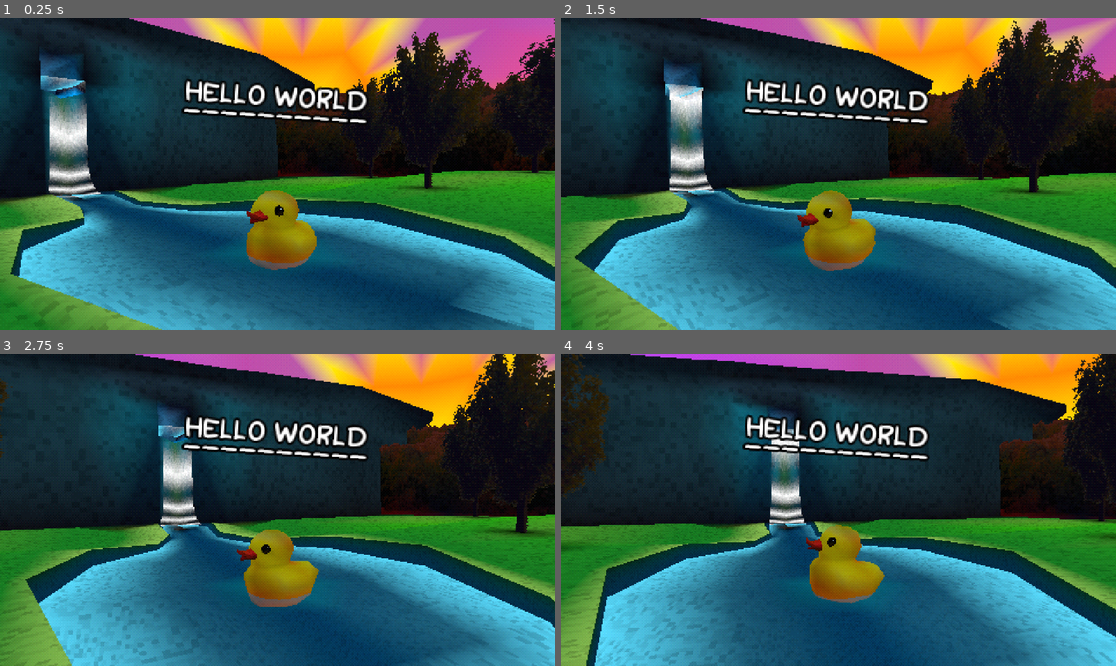
Above: before the commit, frames 1-4 (two rows, left to right).
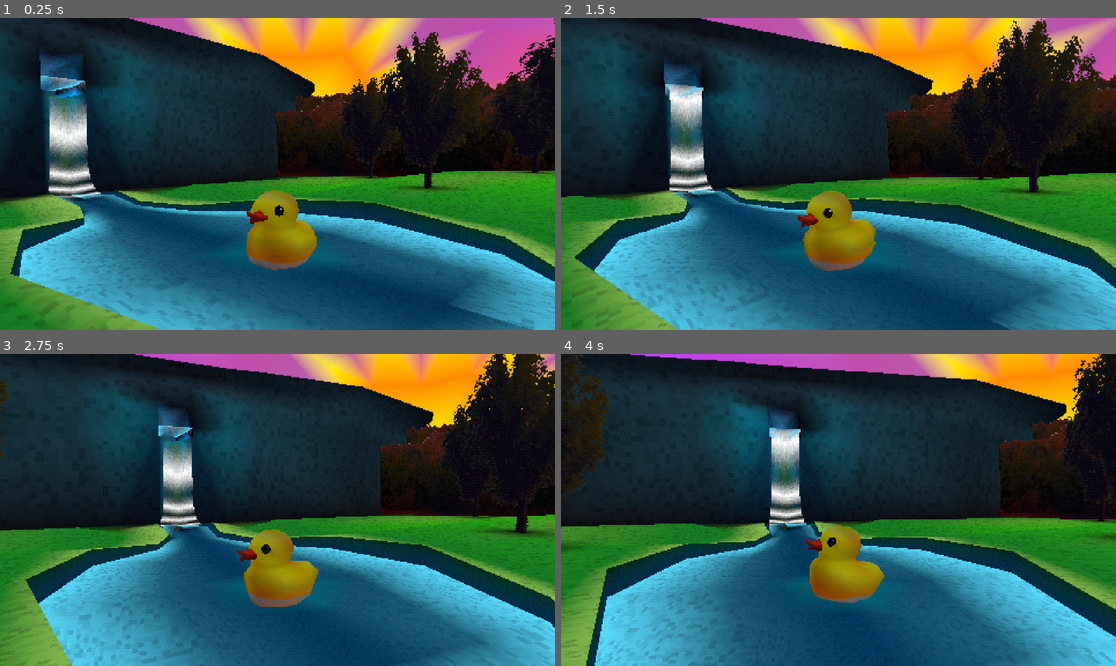
Above: after the commit, the same moments.

Repository: WittyCognomen/godot-psx-shaders-demo
Game: Godot game, scene res://demo.tscn
The game is run twice, just before and just after one commit, with the same random seed, the same clock (stepped at 60 frames per second) and the same inputs.
Inputs:
- Up to frame 1 (0.25 s): no input
- Up to frame 2 (1.5 s): no input
- Up to frame 3 (2.75 s): no input
- Up to frame 4 (4 s): no input

The runs differ from the first frame. In frame 1, 2.4% of the frame differs, in the area x 32-96%, y 18-52%; in frame 2, 2.6%; in frame 3, 2.7%; in frame 4, 2.8%, in the area x 32-93%, y 19-38%.

Commit message:
added solid clear color: hide skysphere to test

Diff:
--- a/demo.tscn
+++ b/demo.tscn
@@ -41,6 +41,7 @@
 
 [node name="Viewport" type="Viewport" parent="ViewportContainer"]
 size = Vector2( 480, 270 )
+transparent_bg = true
 handle_input_locally = false
 render_target_update_mode = 3
 shadow_atlas_size = 2048
@@ -52,6 +53,7 @@
 size_flags_vertical = 0
 
 [node name="RichTextLabel" type="RichTextLabel" parent="ViewportContainer/Viewport/Control"]
+visible = false
 anchor_top = 0.15
 anchor_right = 1.0
 anchor_bottom = 0.5
@@ -70,6 +72,15 @@
 fit_content_height = true
 
 [node name="Diorama2" parent="ViewportContainer/Viewport" instance=ExtResource( 1 )]
+transform = Transform( 1, 0, 0, 0, 1, 0, 0, 0, 1, -3.08014, 4.07906, 0.79624 )
+
+[node name="Clear_Color" type="ColorRect" parent="."]
+anchor_right = 1.0
+anchor_bottom = 1.0
+color = Color( 0.772549, 0.772549, 0.772549, 1 )
+__meta__ = {
+"_edit_use_anchors_": false
+}
 
 [node name="ColorRect" type="ColorRect" parent="."]
 material = SubResource( 3 )
--- a/diorama/scenes/ducky.tscn
+++ b/diorama/scenes/ducky.tscn
@@ -4,8 +4,6 @@
 [ext_resource path="res://diorama/textures/gscale.png" type="Texture" id=2]
 [ext_resource path="res://shaders/psx.shader" type="Shader" id=3]
 [ext_resource path="res://diorama/textures/duc.png" type="Texture" id=4]
-
-
 
 [sub_resource type="ShaderMaterial" id=1]
 shader = ExtResource( 3 )
@@ -15,9 +13,12 @@
 shader_param/cull_distance = 9999.0
 shader_param/uv_scale = Vector2( 0.3, 0.3 )
 shader_param/uv_offset = Vector2( 0, 0 )
+shader_param/uv_speed = Vector2( 0, -1 )
 shader_param/affine_texture_mapping = true
 shader_param/emissive = false
+shader_param/moving_uv = false
 shader_param/double_sided = false
+shader_param/stippled_transparent = false
 shader_param/albedoTex = ExtResource( 4 )
 
 [sub_resource type="ShaderMaterial" id=2]
@@ -28,9 +29,12 @@
 shader_param/cull_distance = 9999.0
 shader_param/uv_scale = Vector2( 1, 1 )
 shader_param/uv_offset = Vector2( 0, 0 )
+shader_param/uv_speed = Vector2( 0, -1 )
 shader_param/affine_texture_mapping = true
 shader_param/emissive = false
+shader_param/moving_uv = false
 shader_param/double_sided = false
+shader_param/stippled_transparent = false
 shader_param/albedoTex = ExtResource( 2 )
 
 [node name="ducky" instance=ExtResource( 1 )]
--- a/diorama/scenes/wfall.tscn
+++ b/diorama/scenes/wfall.tscn
@@ -19,6 +19,7 @@
 shader_param/emissive = false
 shader_param/moving_uv = false
 shader_param/double_sided = false
+shader_param/stippled_transparent = false
 shader_param/albedoTex = ExtResource( 2 )
 
 [sub_resource type="ShaderMaterial" id=2]
@@ -34,6 +35,7 @@
 shader_param/emissive = false
 shader_param/moving_uv = false
 shader_param/double_sided = false
+shader_param/stippled_transparent = false
 shader_param/albedoTex = ExtResource( 2 )
 
 [sub_resource type="ShaderMaterial" id=3]
@@ -49,6 +51,7 @@
 shader_param/emissive = false
 shader_param/moving_uv = false
 shader_param/double_sided = false
+shader_param/stippled_transparent = false
 shader_param/albedoTex = ExtResource( 2 )
 
 [sub_resource type="ShaderMaterial" id=4]
@@ -94,6 +97,7 @@
 shader_param/emissive = true
 shader_param/moving_uv = false
 shader_param/double_sided = false
+shader_param/stippled_transparent = false
 
 [sub_resource type="SphereMesh" id=7]
 material = SubResource( 6 )
